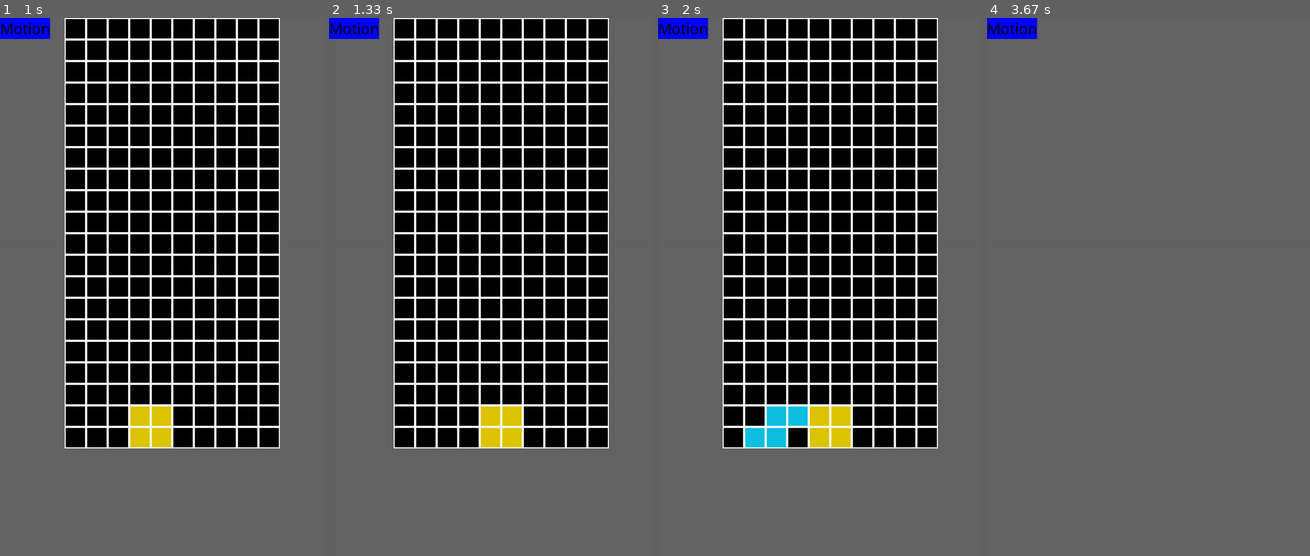
Above: before the commit, frames 1-4 (left to right).
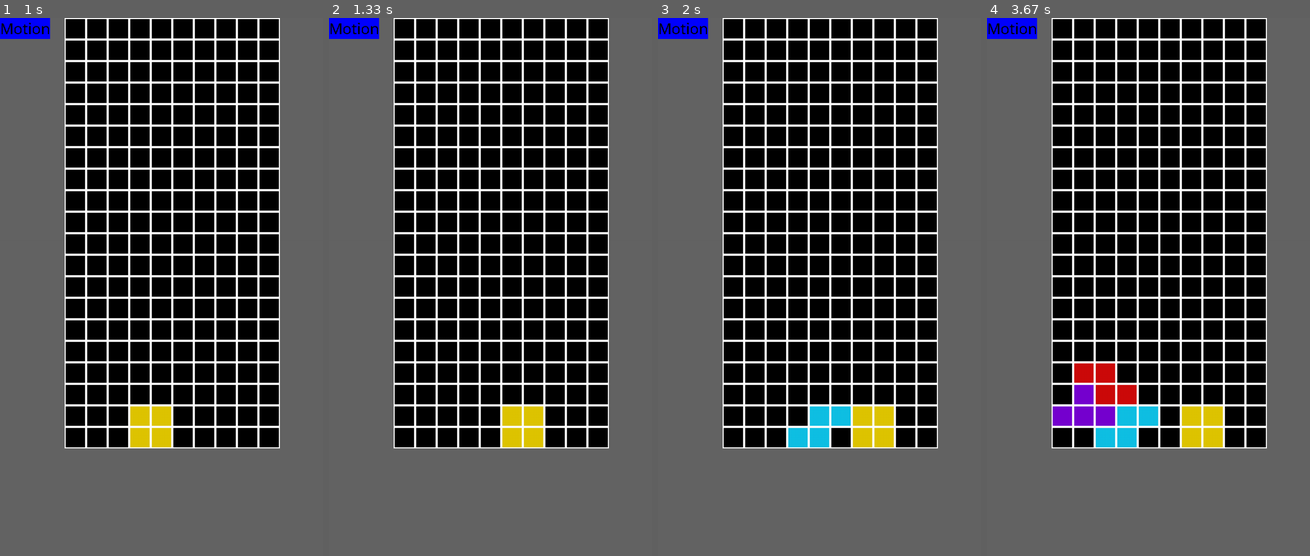
Above: after the commit, the same moments.

Repository: loboyd/pybrix
Game: pygame game, started from src/pybrix.py
Same seed, same stepped clock (60 frames per second), same inputs: the game is played once before the commit and once after it.
Inputs:
- Up to frame 1 (1 s): tap 1 at 0.33 s; hold Space from 0.67 s (still down); hold Right from 0.67 s (still down)
- Up to frame 2 (1.33 s): release Space at 1.13 s; release Right at 1.13 s; hold Right from 1.17 s (still down); tap Space at 1.23 s
- Up to frame 3 (2 s): release Right at 1.63 s; hold Right from 1.67 s (still down); tap Space at 1.73 s
- Up to frame 4 (3.67 s): release Right at 2.13 s; hold Left 2.17-2.7 s; tap Space at 2.23, 2.8, 3.4 s; hold Down 2.73-3.3 s; hold Left from 3.33 s (still down)

Frame 1 is identical in both runs. In frame 2, 0.9% of the frame differs, in the area x 46-67%, y 72-80%; in frame 3, 3.1%; in frame 4, 53%, in the area x 20-87%, y 0-80%.

Commit message:
Fixed 1x4 glitch and added holding left and right

Diff:
--- a/src/pybrix.py
+++ b/src/pybrix.py
@@ -23,7 +23,7 @@
     pygame.init()
     pygame.font.init()
     f = open("testing.out", "w")
-    #f.write("123")
+    f.write("")
 
 def main():
     init()
@@ -108,7 +108,7 @@
 def pop_upcoming_tet(upcoming_tets):
     f = open("testing.out","a")
     s = upcoming_tets.pop(0)
-    f.write("\n"+str(s.shape))
+    f.write("New tetromino, type " + str(s.shape) + "\n")
     return s;
 
 def state_movedown():   # Should move active piece down one row
@@ -131,14 +131,15 @@
     screen.blit(textsurface,(0,0))
     current_state = state.MOVEDOWN
     clk = pygame.time.get_ticks()
+    a = 0
     while pygame.time.get_ticks() - clk < fall_speed:
         for event in pygame.event.get():
             if event.type == pygame.QUIT or (event.type == pygame.KEYDOWN and event.key == pygame.K_q):
                 done = True
-            elif event.type == pygame.KEYDOWN and event.key == pygame.K_LEFT:
-                active_tet.translate(0)
-            elif event.type == pygame.KEYDOWN and event.key == pygame.K_RIGHT:
-                active_tet.translate(1)
+            #elif event.type == pygame.KEYDOWN and event.key == pygame.K_LEFT:
+            #    active_tet.translate(0)
+            #elif event.type == pygame.KEYDOWN and event.key == pygame.K_RIGHT:
+            #    active_tet.translate(1)
             elif event.type == pygame.KEYDOWN and event.key == pygame.K_z:
                 active_tet.rotate(1)
             elif event.type == pygame.KEYDOWN and event.key == pygame.K_x:
@@ -148,9 +149,27 @@
             elif event.type == pygame.KEYDOWN and event.key == pygame.K_SPACE:
                 active_tet.droppp()
                 #current_state = state.CLEARROWS
-            b.draw()
-            active_tet.draw()
-            pygame.display.flip()
+        keys_pressed = pygame.key.get_pressed()
+        if keys_pressed[pygame.K_LEFT]:
+            f = open("testing.out","a")
+            f.write("move left\n")
+            if a:
+                active_tet.translate(0)
+                pygame.time.delay(200)
+                a = 0
+            else:
+                a = 1
+        if keys_pressed[pygame.K_RIGHT]:
+            if a:
+                active_tet.translate(1)
+                pygame.time.delay(200)
+                a = 0
+            else:
+                a = 1
+        b.draw()
+        active_tet.draw()
+        pygame.display.flip()
+        keys_pressed = pygame.key.get_pressed()
     return;
 
 def state_checklose():      # Should check if active piece rested above top (and top row not full)
--- a/src/tetromino.py
+++ b/src/tetromino.py
@@ -137,8 +137,11 @@
                 self.board_collision = True
             elif v >= self.board.shape[0]:
                 self.board_collision = True
-            elif self.board.grid[v,u-ushift] != -1:
+            elif v>=0 and self.board.grid[v,u-ushift] != -1:
                 self.board_collision = True
+        if self.board_collision:
+            f = open("testing.out","a")
+            f.write("Collision at " + str(u) + ", " + str(v) + "\n")
         return self.board_collision
 
     def add_to_board(self):
@@ -147,6 +150,8 @@
         for block in blocks:
             u,v = map(int,block)
             self.board.grid[v,u-ushift] = self.shape
+            f = open("testing.out","a")
+            f.write("Added to board at " + str(u) + ", " + str(v) + "\n")
         return;
 
 
Not shown, changed: src/testing.out
